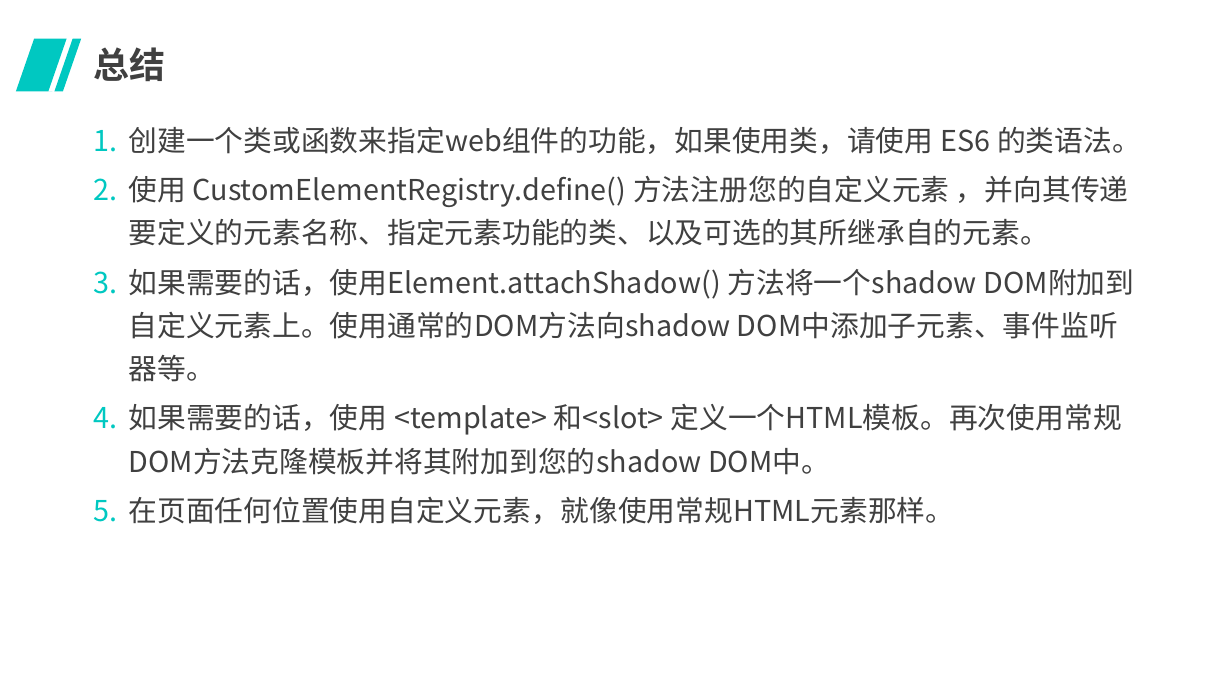
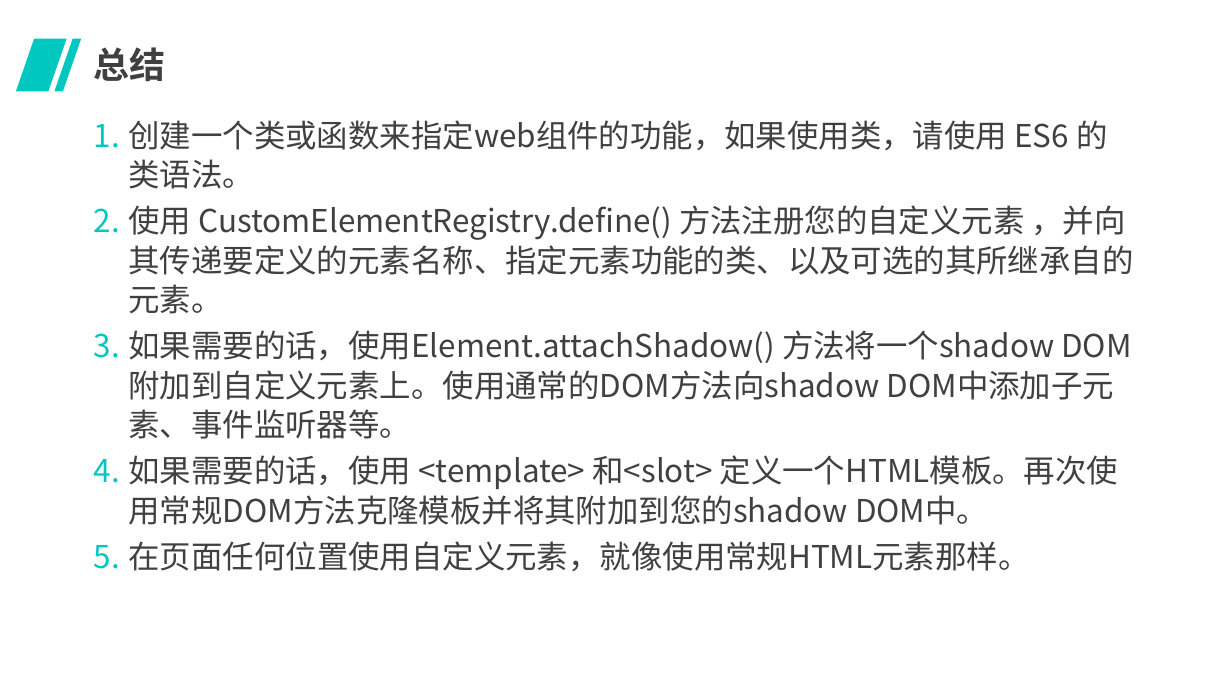
Before and after one commit to MusicTen/slidev-demo, a slide deck: slide 22 of web-component-王璨-2021年1月28日.pptx. Drawn at 1232x693 pixels with LibreOffice and Linux fonts; fonts in the diff are those of the drawing; background and template pictures are left out. Boxes give left, top, right and bottom in pixels: in the first picture for what was removed or moved away, otherwise in the second. Text is boxed around its words. In the diff, an @@ line names an element or a change of style, - is before the commit and + after.

```diff
--- a/web-component-王璨-2021年1月28日.pptx
+++ b/web-component-王璨-2021年1月28日.pptx
@@ text "创建一个类或函数来指定web组件的功能，如果使用类，请使用 ES6 的类语法。" at box(129, 120, 1134, 571): size 22.4 to 24.5 pt; line spacing 1.25 to 1.05 @@
```
Also in this commit, not shown: 5 other slides changed, 1 other file.
